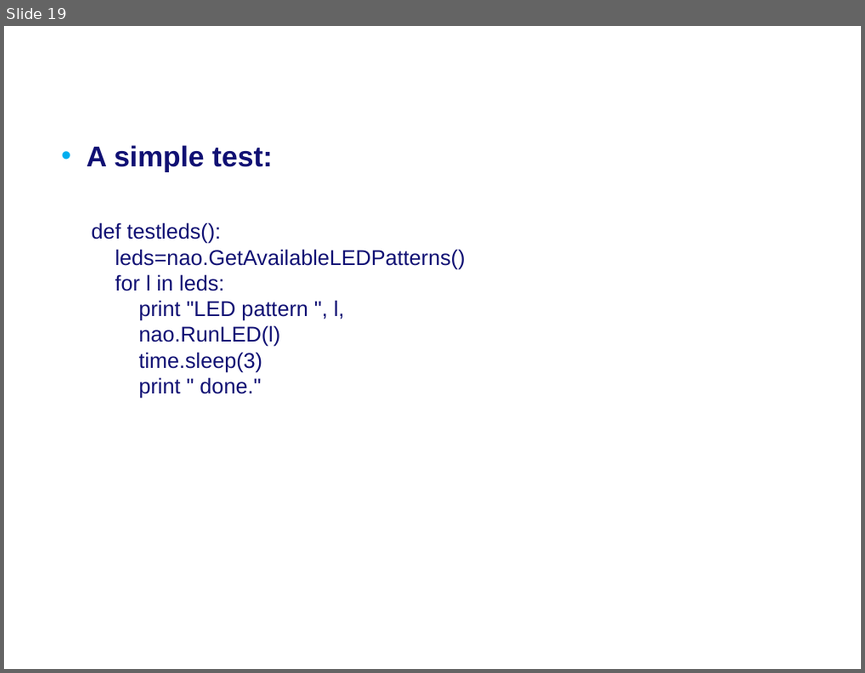
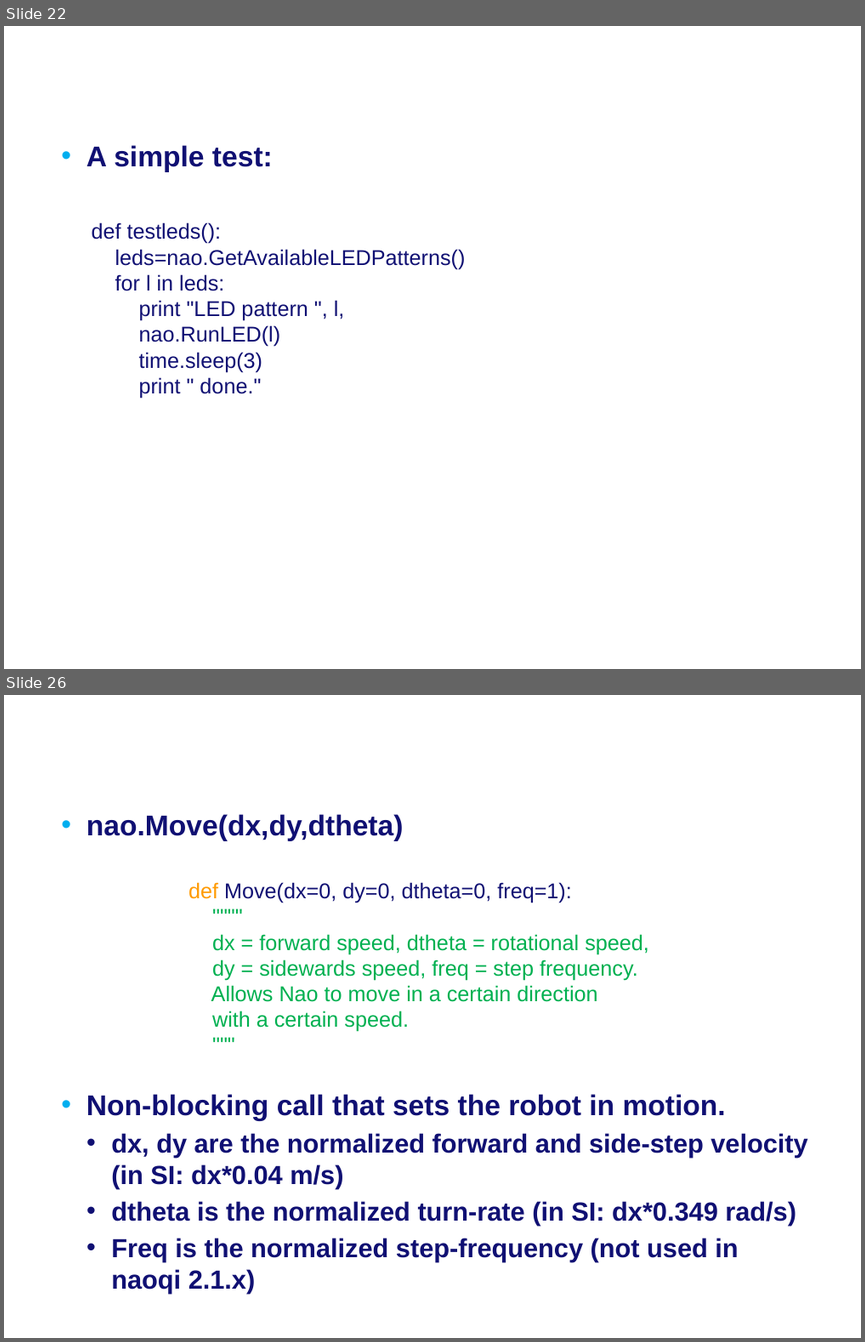
Before and after one commit to Rctue/nao-lib, a slide deck: Manual nao-lib.pptx. Shown one above the other, each under a label of ours: slide 19 before the commit, slides 22 and 26 after it; the slides between them are not shown. The pictures are 865x673 and 865x1342 pixels, drawn with LibreOffice and Linux fonts; fonts in the diff are those of the drawing; background and template pictures are left out. Boxes give left, top, right and bottom in pixels: in the first picture for what was removed or moved away, otherwise in the second. Text is boxed around its words. In the diff, an @@ line names an element or a change of style, - is before the commit and + after.

```diff
--- a/Manual nao-lib.pptx
+++ b/Manual nao-lib.pptx
@@ slide 26 added at (4, 695, 861, 1338), background #FFFFFF @@
@@ text added at (86, 814, 807, 1293), 22 pt, text #101073, bold @@
+• nao.Move(dx,dy,dtheta)
+• Non-blocking call that sets the robot in motion.
+  • dx, dy are the normalized forward and side-step velocity (in SI: dx*0.04 m/s)
+  • dtheta is the normalized turn-rate (in SI: dx*0.349 rad/s)
+  • Freq is the normalized step-frequency (not used in naoqi 2.1.x)
@@ text added at (188, 882, 649, 1032), 18 pt, text #00B050 @@
+def Move(dx=0, dy=0, dtheta=0, freq=1):
+""""
+dx = forward speed, dtheta = rotational speed,
+dy = sidewards speed, freq = step frequency.
+Allows Nao to move in a certain direction
+with a certain speed.
+"""
@@ what was slide 19 is now slide 22 @@
```
Also in this commit, not shown: 2 slides changed, 6 other slides added, 4 other files.
